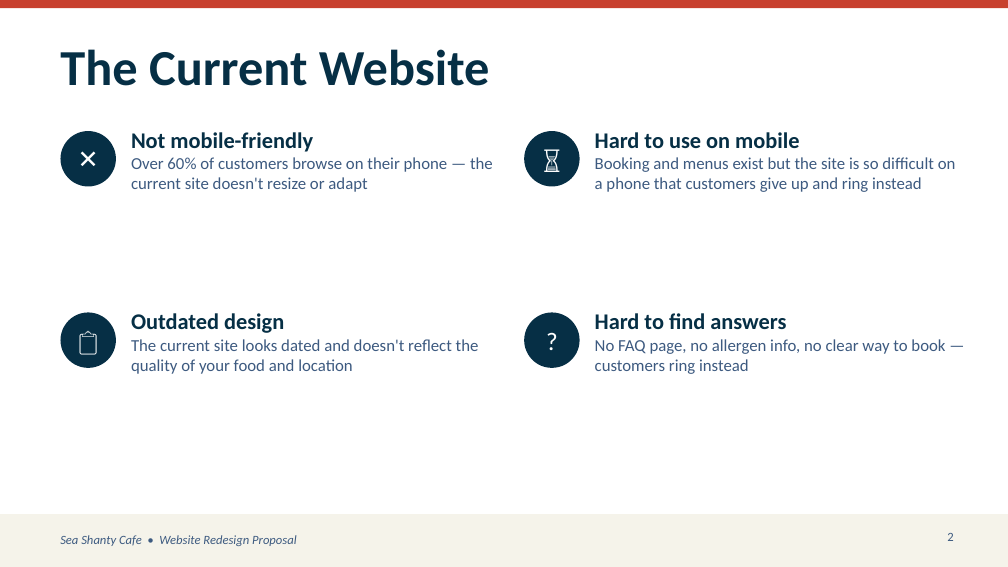
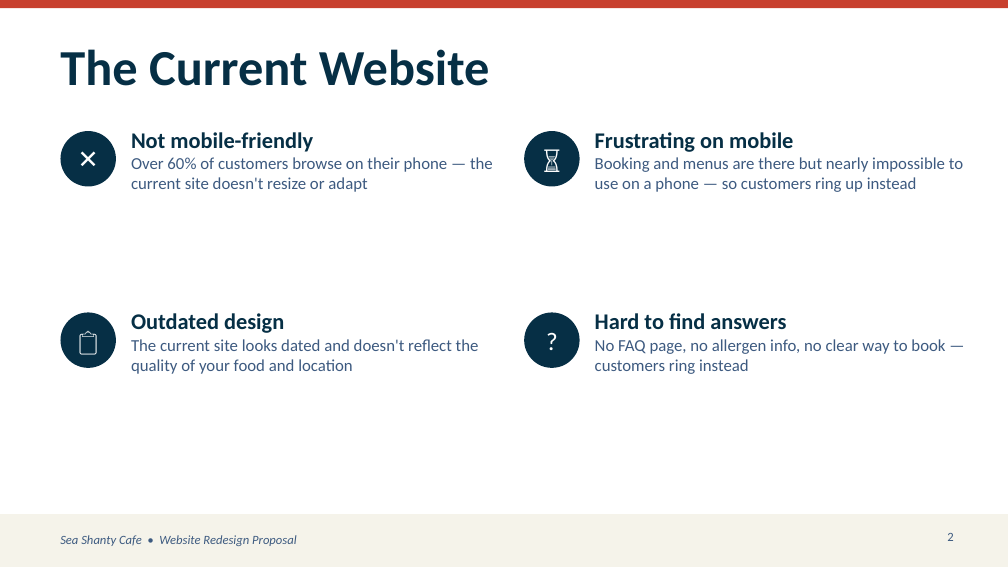
Before and after one commit to maxwalsh0-ctrl/seashantyredesign, a slide deck: slide 2 of SeaShanty_Redesign_Pitch.pptx. Drawn at 1008x567 pixels with LibreOffice and Linux fonts; fonts in the diff are those of the drawing. Boxes give left, top, right and bottom in pixels: in the first picture for what was removed or moved away, otherwise in the second. Text is boxed around its words. In the diff, an @@ line names an element or a change of style, - is before the commit and + after.

```diff
--- a/SeaShanty_Redesign_Pitch.pptx
+++ b/SeaShanty_Redesign_Pitch.pptx
@@ text at [595, 132, 963, 192]: text changed @@
-Hard to use on mobile
-Booking and menus exist but the site is so difficult on a phone that customers give up and ring instead
+Frustrating on mobile
+Booking and menus are there but nearly impossible to use on a phone — so customers ring up instead
```
Also in this commit, not shown: 2 other slides changed.
